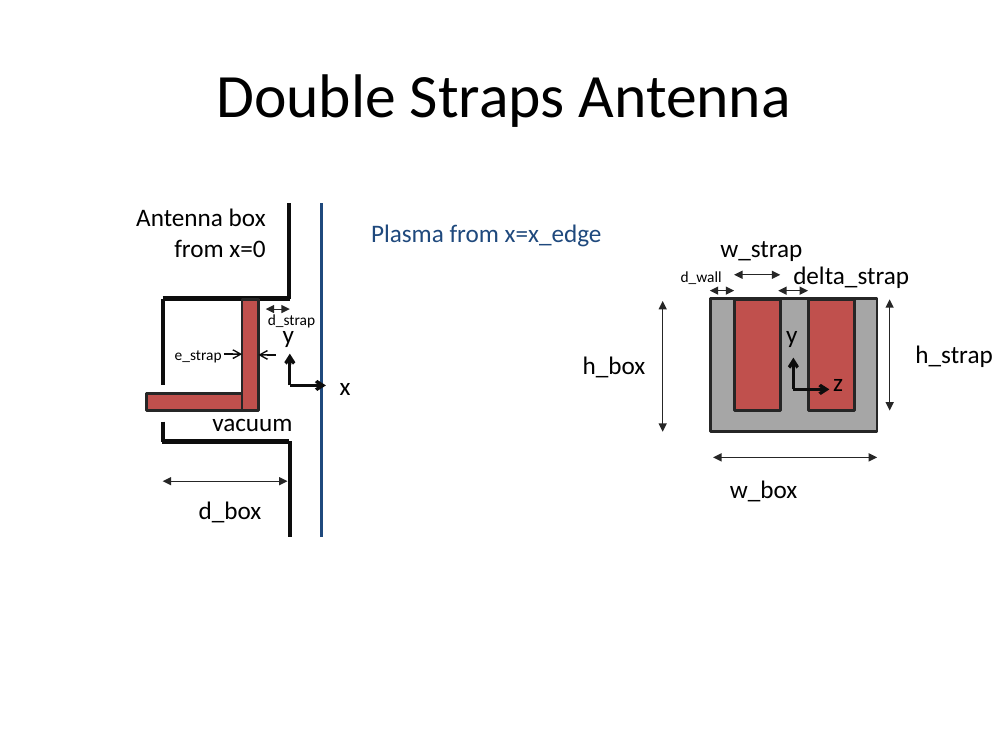
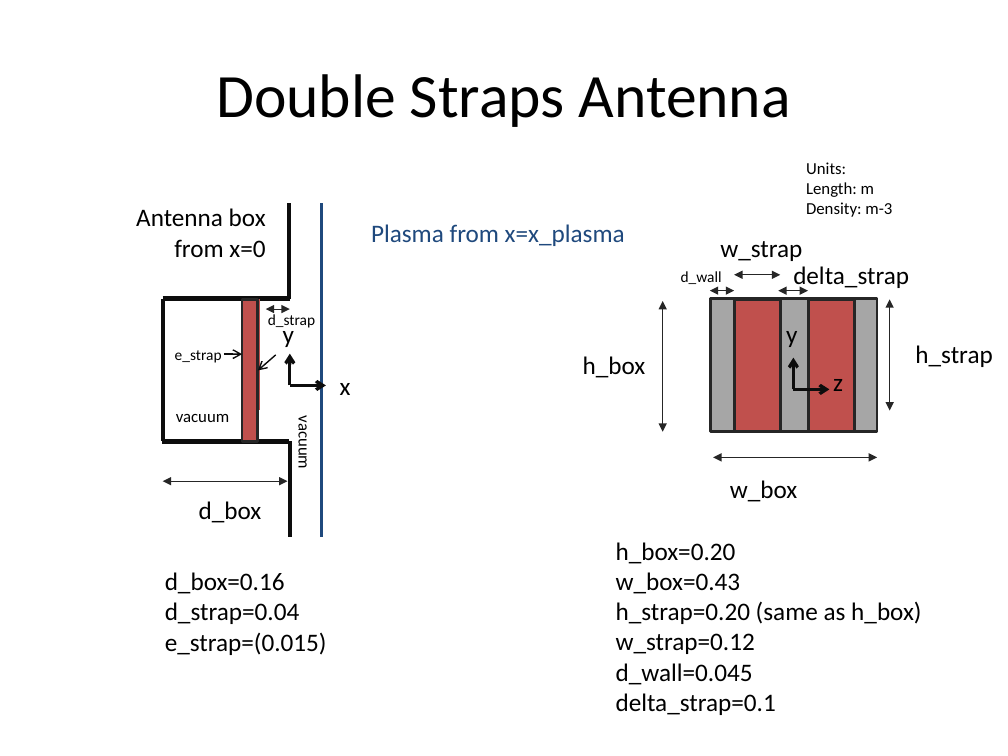
Before and after one commit to jhillairet/SOFT2018_Cold_Plasma_Modeling, a slide deck: slide 3 of Test Configurations/Test Geometries.pptx (slide 2 before the commit). Drawn at 1008x756 pixels with LibreOffice and Linux fonts; fonts in the diff are those of the drawing. Boxes give left, top, right and bottom in pixels: in the first picture for what was removed or moved away, otherwise in the second. Text is boxed around its words. In the diff, an @@ line names an element or a change of style, - is before the commit and + after.

```diff
--- a/Test Configurations/Test Geometries.pptx
+++ b/Test Configurations/Test Geometries.pptx
@@ text added at (806,162,892,217), 12 pt, text #000000 @@
+Units:
+Length: m
+Density: m-3
@@ text at (371,224,625,246): text changed @@
-Plasma from x=x_edge
+Plasma from x=x_plasma
@@ line moved from (162, 298) - (162, 385) to (162, 298) - (162, 442) @@
@@ rectangle: place and size @@
-rectangle at (242,299,258,410)
+rectangle at (242,299,258,442)
@@ rectangle: place and size @@
-rectangle at (734,299,780,410)
+rectangle at (734,299,780,431)
@@ rectangle: place and size @@
-rectangle at (808,299,855,410)
+rectangle at (808,299,855,431)
@@ arrow moved from (276, 355) - (258, 355) to (276, 355) - (258, 370) @@
@@ rectangle removed at (147,394,242,410) @@
@@ line removed from (258, 409) to (162, 409) @@
@@ text "vacuum": place and size @@
-text "vacuum" at (212,411,292,432)
+text "vacuum" at (176,414,229,422)
@@ text "vacuum" at (176,414,229,422): size 18 to 12 pt @@
@@ line removed from (162, 421) to (162, 442) @@
@@ text added at (294,421,314,468), 12 pt, text #000000 @@
+vacuum
@@ text added at (616,542,921,715), 18 pt, text #000000 @@
+h_box=0.20
+w_box=0.43
+h_strap=0.20 (same as h_box)
+w_strap=0.12
+d_wall=0.045
+delta_strap=0.1
@@ text added at (165,572,327,655), 18 pt, text #000000 @@
+d_box=0.16
+d_strap=0.04
+e_strap=(0.015)
```
Also in this commit, not shown: 1 other slide changed, 1 slide added, 8 other files.
